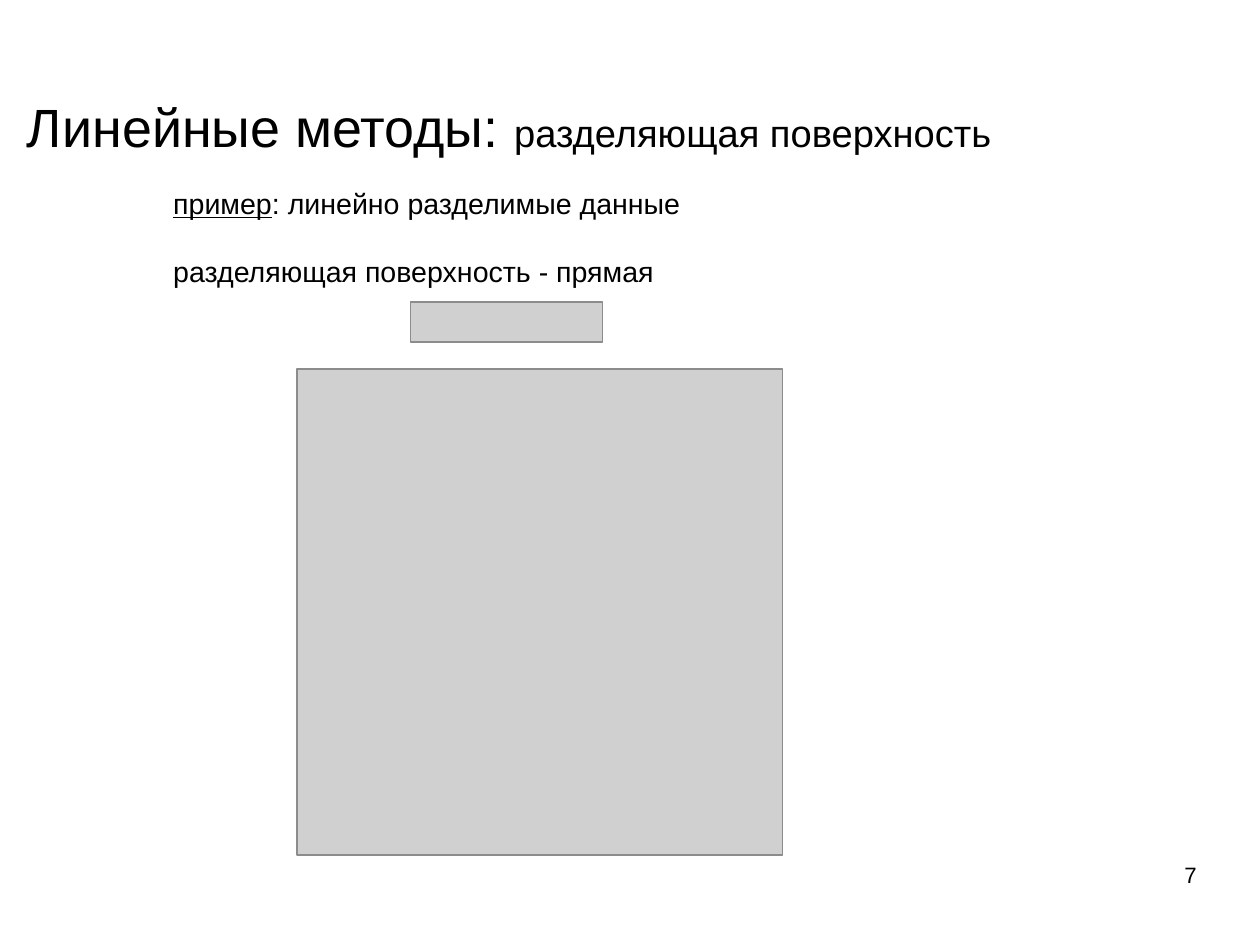
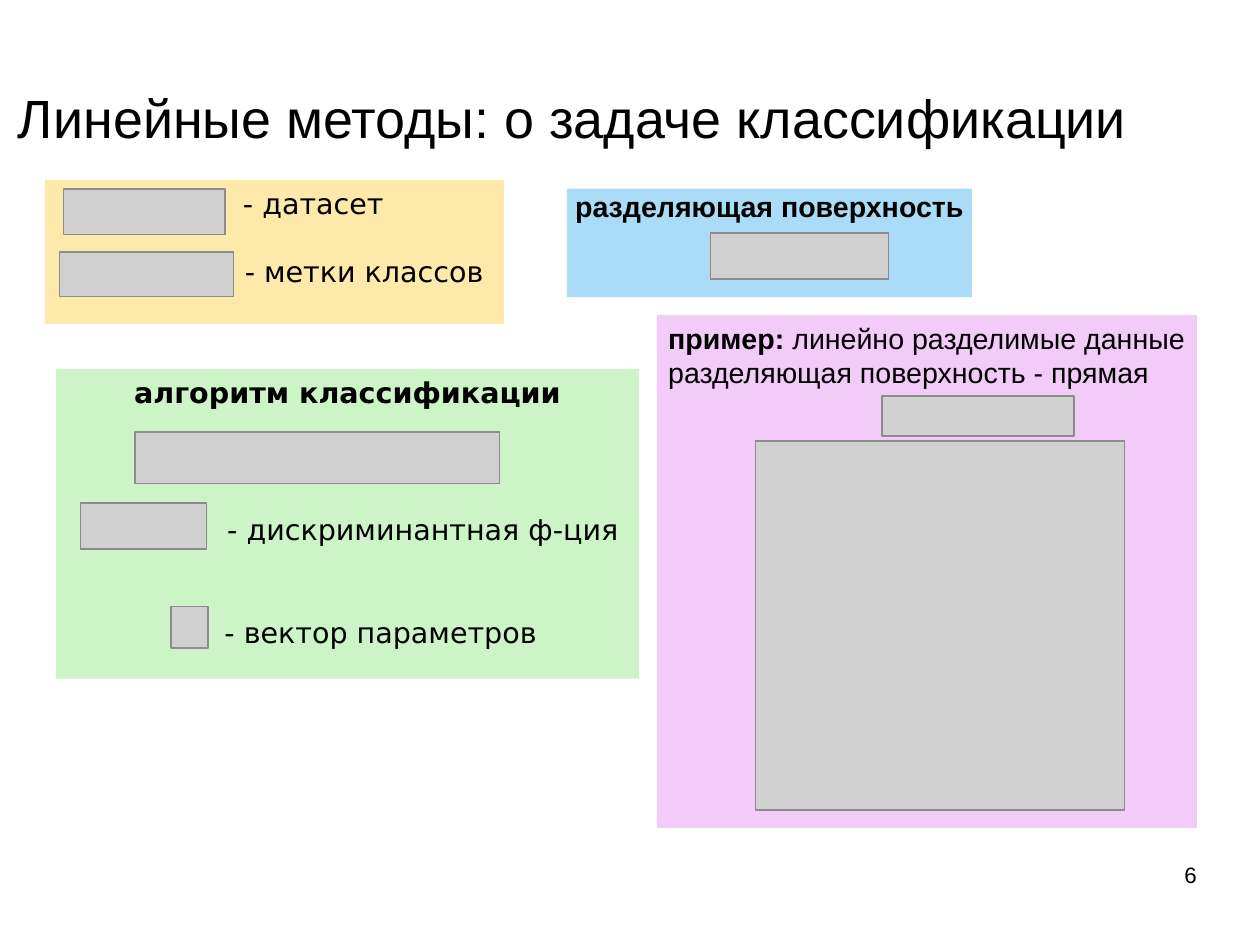
Before and after one commit to mechanoid5/ml_lectorium_legacy, a slide deck: slide 6 of 15-linear.odp (slide 7 before the commit). Drawn at 1260x945 pixels with LibreOffice and Linux fonts; fonts in the diff are those of the drawing; grey boxes stand for pictures; background and template pictures are left out. Boxes give left, top, right and bottom in pixels: in the first picture for what was removed or moved away, otherwise in the second. Text is boxed around its words. In the diff, an @@ line names an element or a change of style, - is before the commit and + after.

```diff
--- a/15-linear.odp
+++ b/15-linear.odp
@@ title at box(18, 98, 1126, 148): text changed; size 24 to 33.9 pt @@
-Линейные методы: разделяющая поверхность
+Линейные методы: о задаче классификации
@@ rectangle added at box(45, 180, 504, 324), fill #FDE9A9, 18 pt, text #000000 @@
+- датасет
+- метки классов
@@ picture added at box(63, 189, 224, 234) @@
@@ subtitle added at box(567, 189, 972, 297), fill #AADCF7, 18 pt, text #000000, bold @@
+разделяющая поверхность
@@ picture added at box(711, 233, 888, 279) @@
@@ picture added at box(59, 252, 233, 296) @@
@@ rectangle "пример: линейно разделимые данные": place and size @@
-rectangle "пример: линейно разделимые данные" at box(173, 192, 680, 288)
+rectangle "пример: линейно разделимые данные" at box(657, 316, 1197, 829)
@@ rectangle "пример: линейно разделимые данные" at box(657, 316, 1197, 829): fill none to #F2CBF8 @@
@@ text in rectangle at box(668, 327, 1184, 354): bold on, underline off in "пример:" @@
@@ rectangle added at box(56, 369, 639, 679), fill #CCF4C6, 18 pt, text #000000 @@
+алгоритм классификации
+- дискриминантная ф-ция
+- вектор параметров
@@ picture: place and size @@
-picture at box(410, 302, 603, 342)
+picture at box(883, 396, 1075, 436)
@@ picture added at box(135, 432, 500, 484) @@
@@ picture: place and size @@
-picture at box(297, 369, 783, 855)
+picture at box(756, 441, 1125, 811)
@@ picture added at box(80, 503, 207, 549) @@
@@ picture added at box(172, 606, 209, 648) @@
@@ page number at box(1184, 867, 1196, 884): text changed @@
-7
+6
```
Also in this commit, not shown: 6 other slides changed, 6 slides removed, 2 other files.
